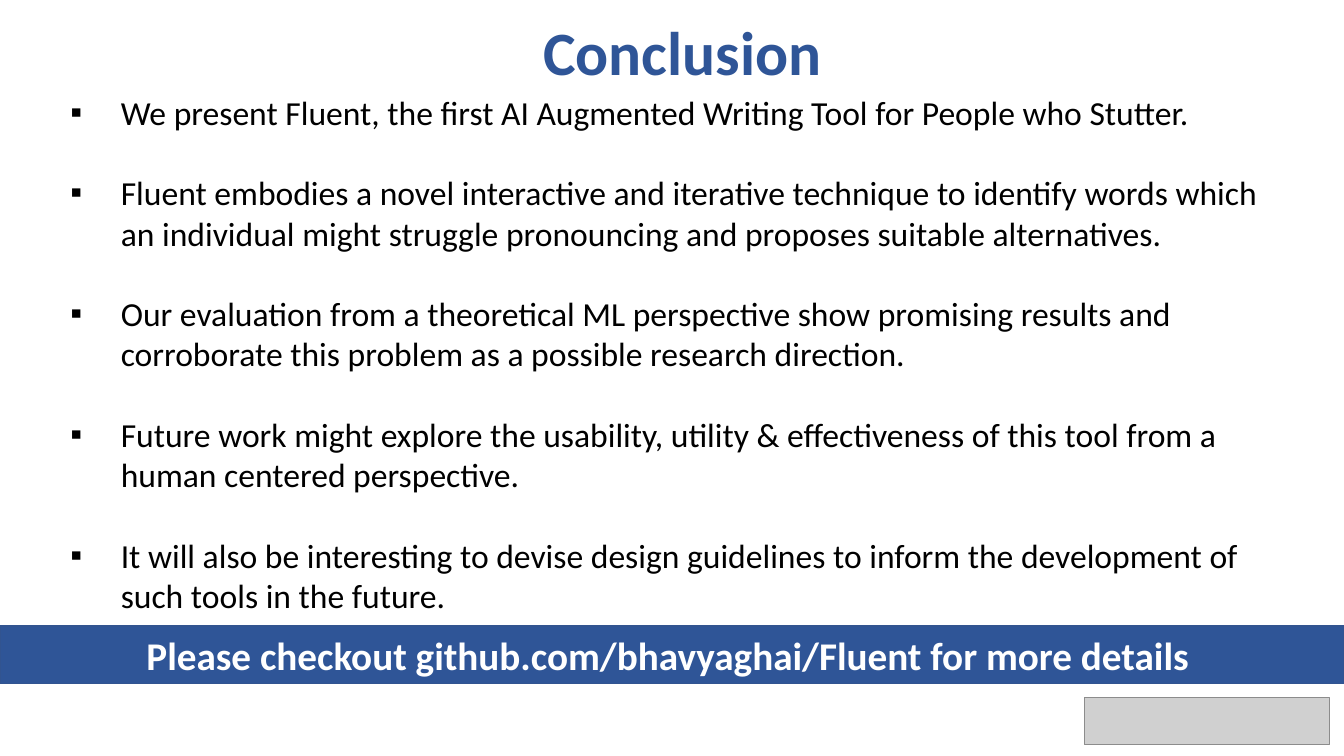
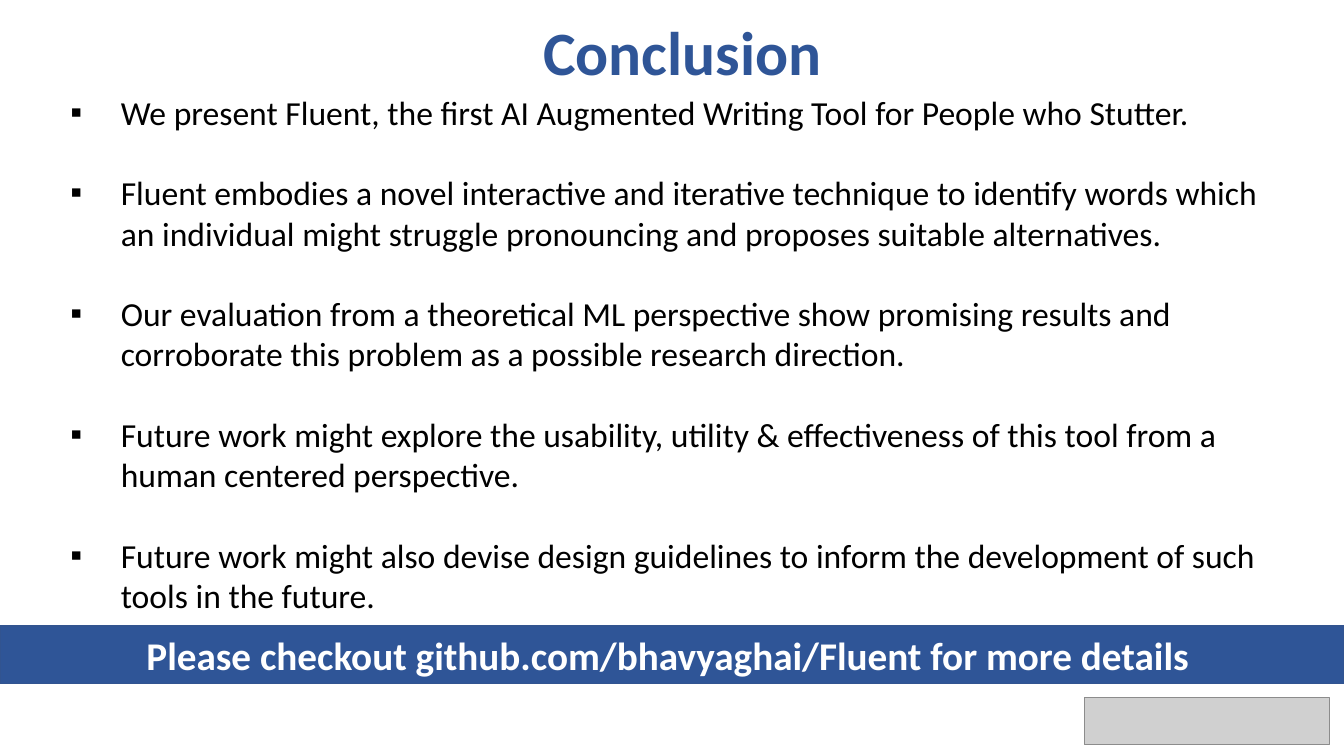
Before and after one commit to bhavyaghai/Fluent, a slide deck: slide 10 of presentation/presentation.pptx (slide 13 before the commit). Drawn at 1344x756 pixels with LibreOffice and Linux fonts; fonts in the diff are those of the drawing; grey boxes stand for pictures. Boxes give left, top, right and bottom in pixels: in the first picture for what was removed or moved away, otherwise in the second. Text is boxed around its words. In the diff, an @@ line names an element or a change of style, - is before the commit and + after.

```diff
--- a/presentation/presentation.pptx
+++ b/presentation/presentation.pptx
@@ text at bbox=[121, 544, 1255, 609]: text changed @@
-▪ It will also be interesting to devise design guidelines to inform the development of such tools in the future.
+▪ Future work might also devise design guidelines to inform the development of such tools in the future.
```
Also in this commit, not shown: 2 other slides changed, 1 slide added, 5 other files.
